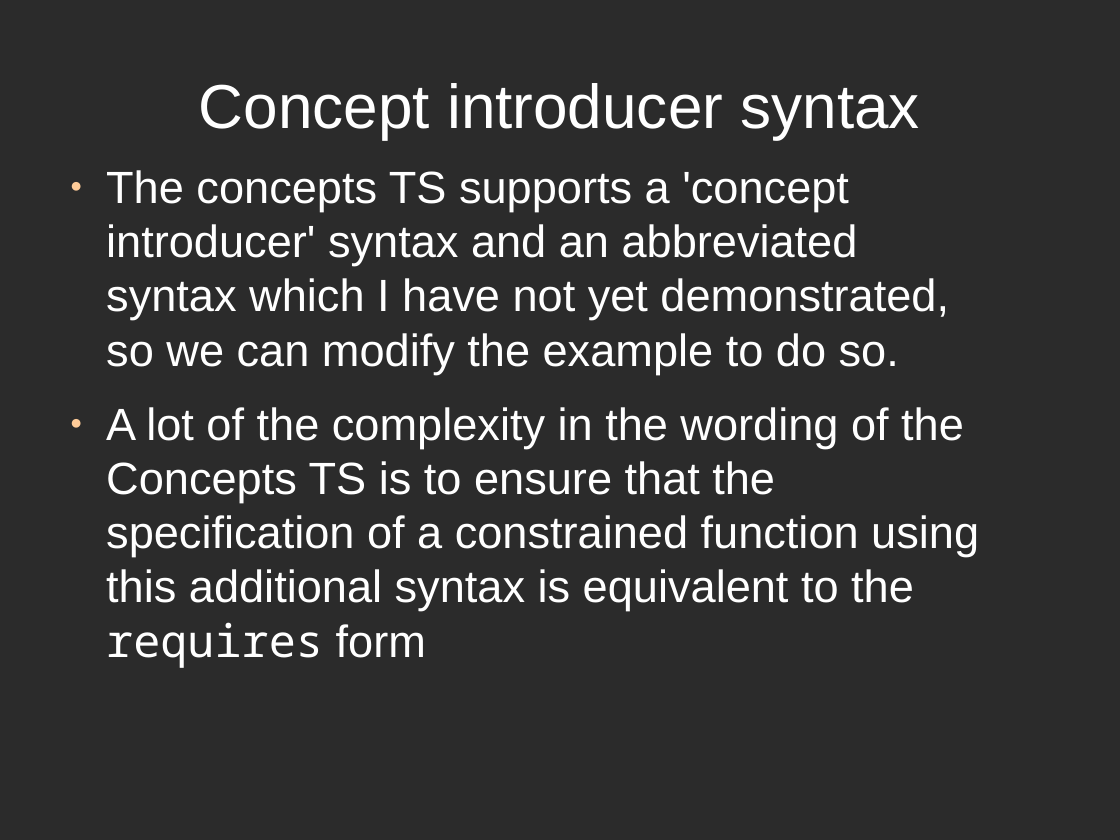
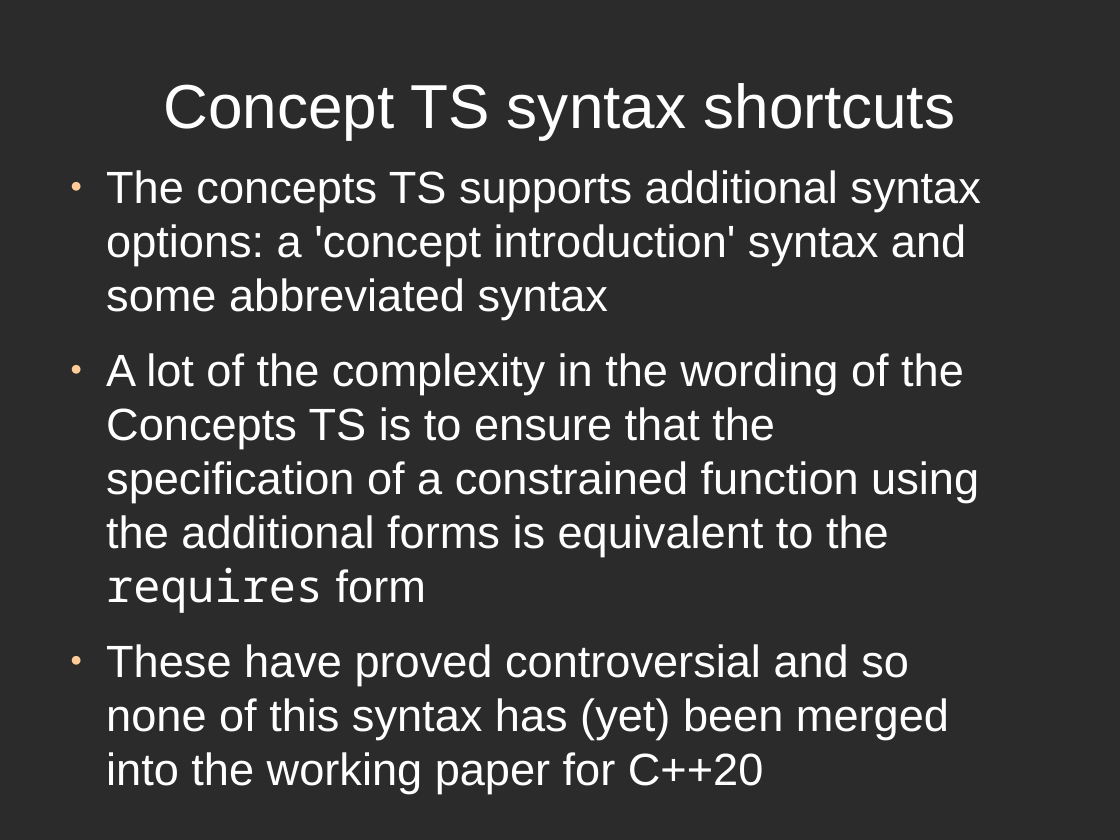
Before and after one commit to rogerorr/articles, a slide deck: slide 55 of Making_Templates_Easier/Making_Templates_Easier.odp (slide 53 before the commit). Drawn at 1120x840 pixels with LibreOffice and Linux fonts; fonts in the diff are those of the drawing; background and template pictures are left out; a plain dark background stands for a picture behind light text. Boxes give left, top, right and bottom in pixels: in the first picture for what was removed or moved away, otherwise in the second. Text is boxed around its words. In the diff, an @@ line names an element or a change of style, - is before the commit and + after.

```diff
--- a/Making_Templates_Easier/Making_Templates_Easier.odp
+++ b/Making_Templates_Easier/Making_Templates_Easier.odp
@@ title at <box>163,83,955,139</box>: text changed @@
-Concept introducer syntax
+Concept TS syntax shortcuts
@@ text at <box>106,170,980,794</box>: text changed @@
-● The concepts TS supports a 'concept introducer' syntax and an abbreviated syntax which I have not yet demonstrated, so we can modify the example to do so.
-● A lot of the complexity in the wording of the Concepts TS is to ensure that the specification of a constrained function using this additional syntax is equivalent to the requires form
+● The concepts TS supports additional syntax options: a 'concept introduction' syntax and some abbreviated syntax
+● A lot of the complexity in the wording of the Concepts TS is to ensure that the specification of a constrained function using the additional forms is equivalent to the requires form
+● These have proved controversial and so none of this syntax has (yet) been merged into the working paper for C++20
```
Also in this commit, not shown: 31 other slides changed, 3 slides added, 4 slides removed.
